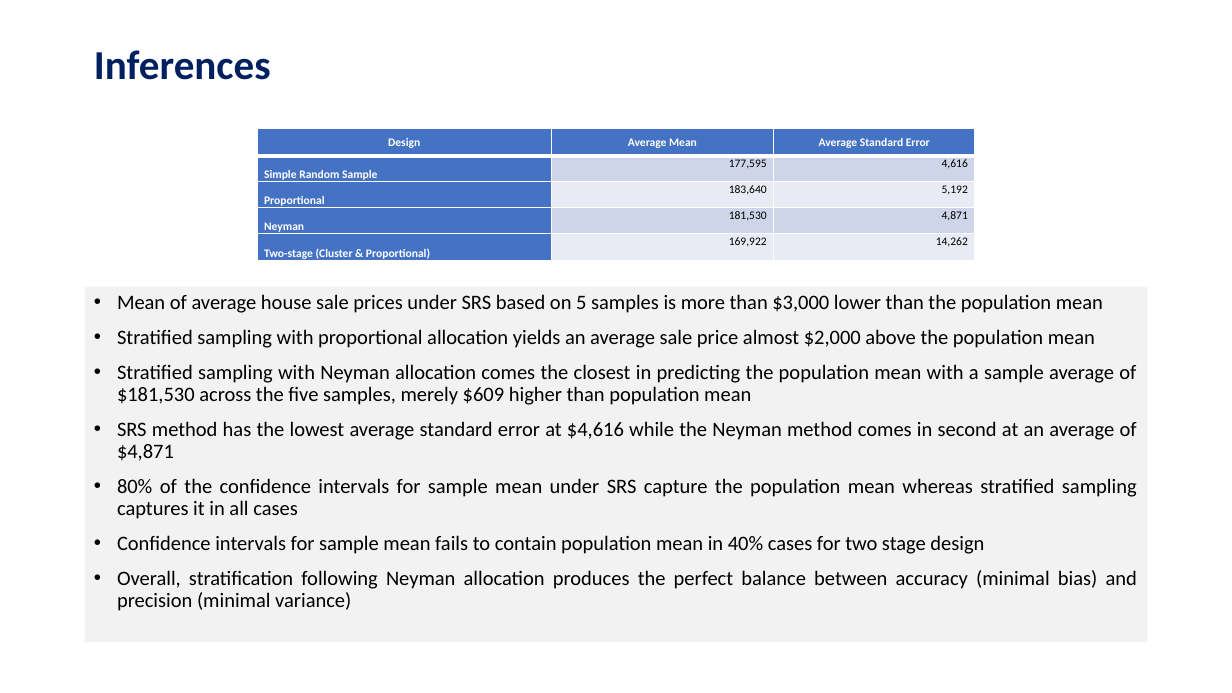
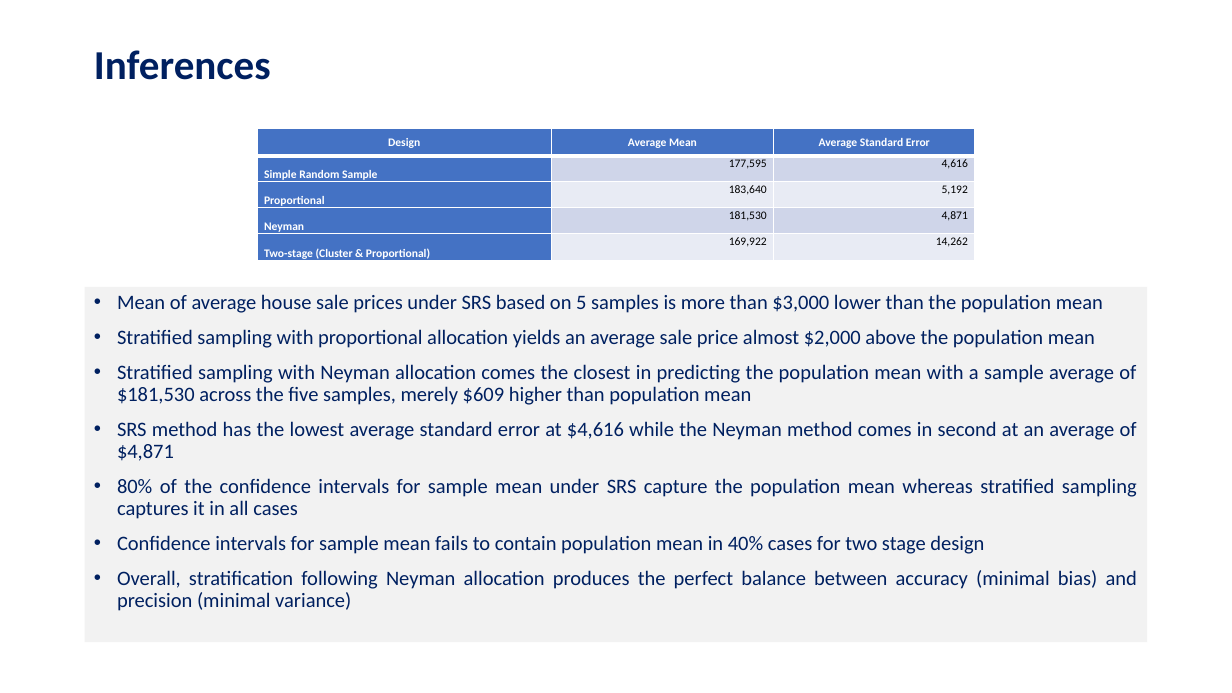
Before and after one commit to dmf42186/MSDS-6370-Statistical-Sampling-Class-Project, a slide deck: slide 15 of Reports/MSDS 6370 Statistical Sampling Project - Sudip Bhattacharyya Dan Freeman.pptx. Drawn at 1232x693 pixels with LibreOffice and Linux fonts; fonts in the diff are those of the drawing. Boxes give left, top, right and bottom in pixels: in the first picture for what was removed or moved away, otherwise in the second. Text is boxed around its words. In the diff, an @@ line names an element or a change of style, - is before the commit and + after.

```diff
--- a/Reports/MSDS 6370 Statistical Sampling Project - Sudip Bhattacharyya Dan Freeman.pptx
+++ b/Reports/MSDS 6370 Statistical Sampling Project - Sudip Bhattacharyya Dan Freeman.pptx
@@ text "Mean of average house sale ..." at bbox=[85, 287, 1148, 642]: text colour #000000 to #002060 @@
```
Also in this commit, not shown: 3 other slides changed.
